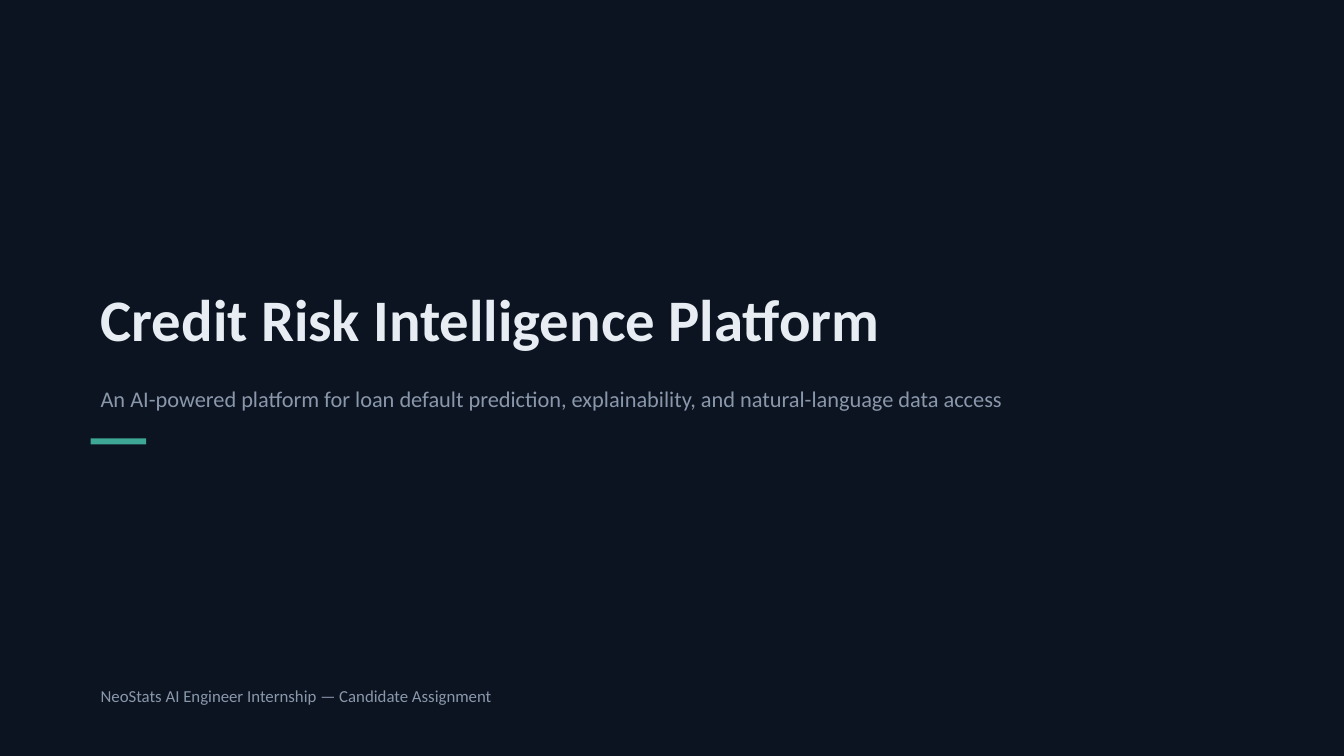
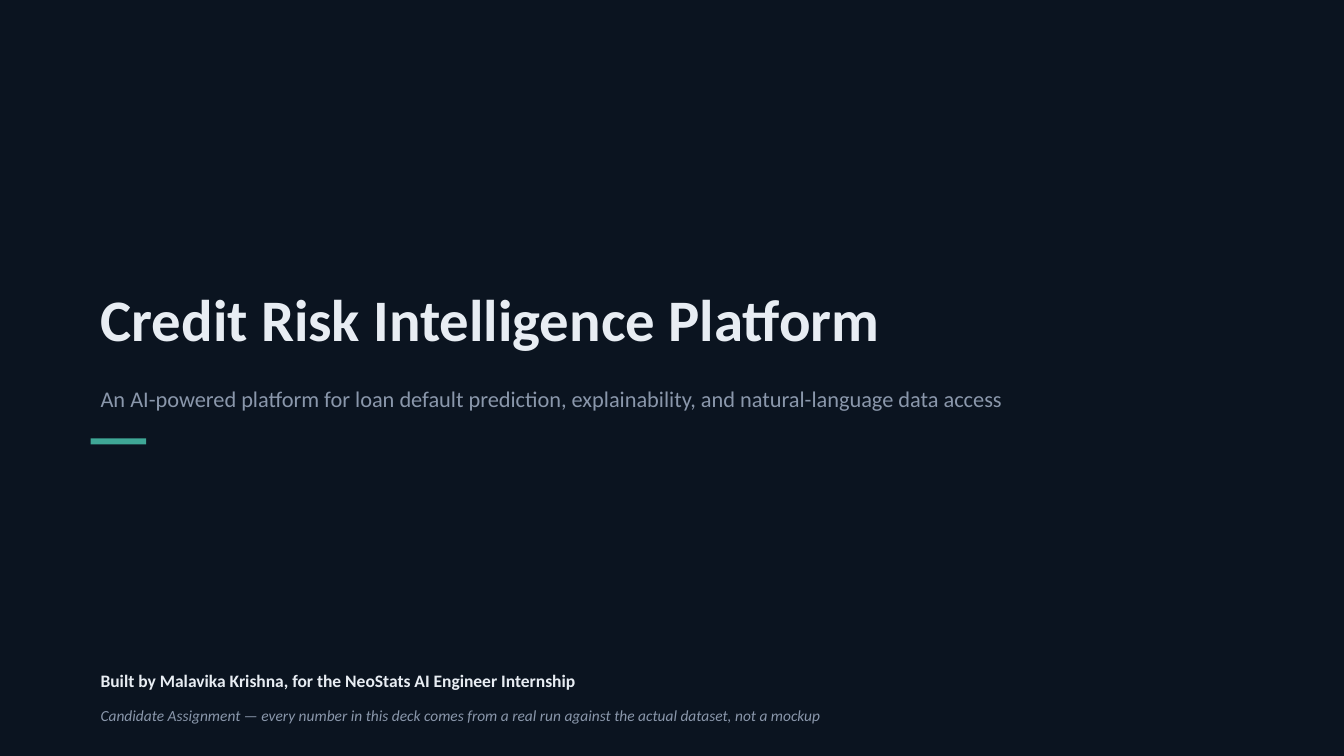
Before and after one commit to malavika-krishna24/credit-risk-platform, a slide deck: slide 1 of documents/Credit_Risk_Platform_Presentation.pptx. Drawn at 1344x756 pixels with LibreOffice and Linux fonts; fonts in the diff are those of the drawing. Boxes give left, top, right and bottom in pixels: in the first picture for what was removed or moved away, otherwise in the second. Text is boxed around its words. In the diff, an @@ line names an element or a change of style, - is before the commit and + after.

```diff
--- a/documents/Credit_Risk_Platform_Presentation.pptx
+++ b/documents/Credit_Risk_Platform_Presentation.pptx
@@ text at (x1=101, y1=674, x2=575, y2=690): text changed; size 12 to 12.5 pt; text colour #8A97AB to #E8EDF3; bold on @@
-NeoStats AI Engineer Internship — Candidate Assignment
+Built by Malavika Krishna, for the NeoStats AI Engineer Internship
@@ text added at (x1=101, y1=710, x2=820, y2=724), 11 pt, text #8A97AB, italic @@
+Candidate Assignment — every number in this deck comes from a real run against the actual dataset, not a mockup
```
Also in this commit, not shown: 2 other slides changed, 1 slide added, 1 slide removed, 2 other files.
